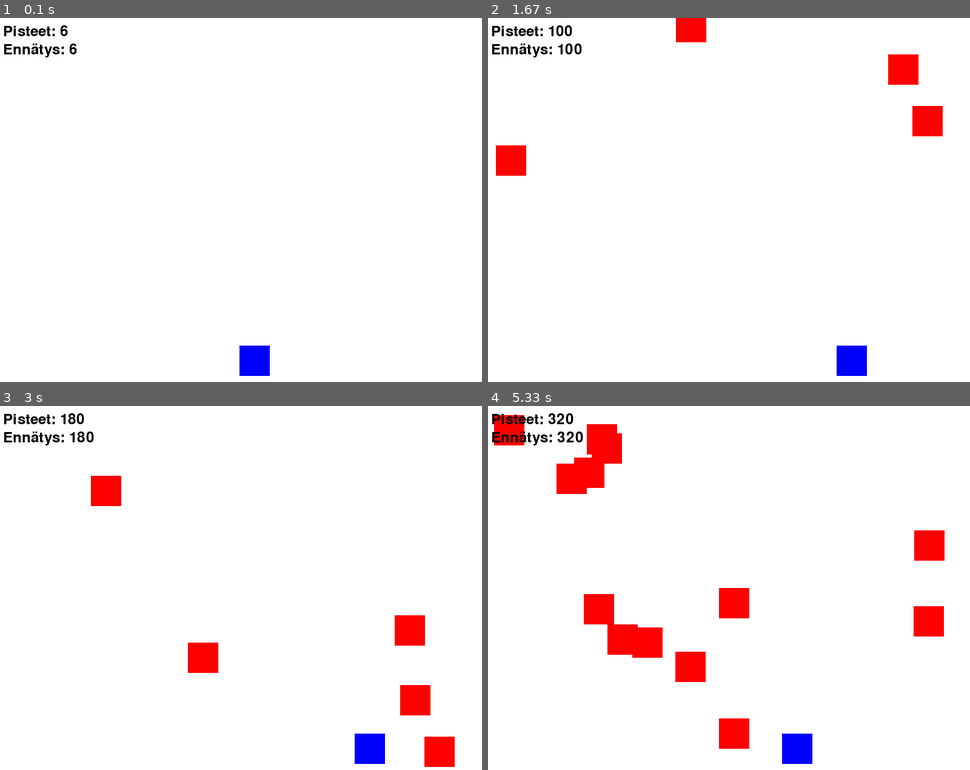
Above: before the commit, frames 1-4 (two rows, left to right).
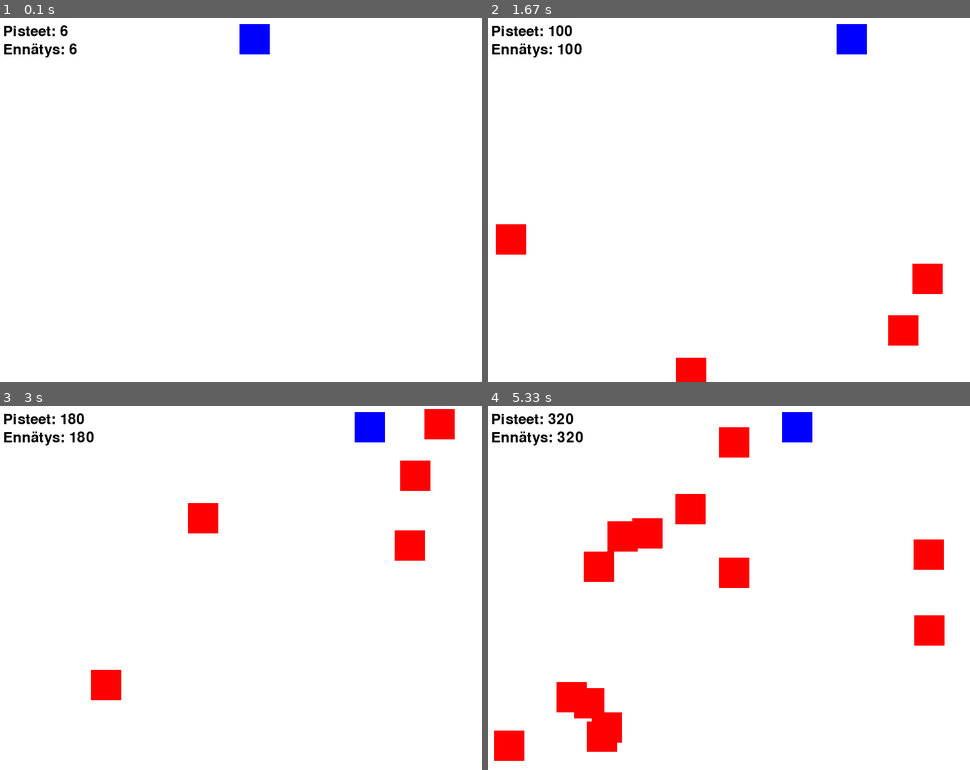
Above: after the commit, the same moments.

Repository: JIMH1/Pygame
Game: pygame game, started from versio1.py
Same seed, same stepped clock (60 frames per second), same inputs: the game is played once before the commit and once after it.
Inputs:
- Up to frame 1 (0.1 s): no input
- Up to frame 2 (1.67 s): hold Right 0.33-0.8 s; hold Right 0.83-1.3 s; hold Left from 1.33 s (still down)
- Up to frame 3 (3 s): release Left at 1.87 s; hold Left 1.9-2.3 s; hold Right 2.33-2.97 s
- Up to frame 4 (5.33 s): hold Left 3-3.47 s; hold Right 3.5-3.97 s; hold Right 4-4.47 s; hold Left 4.5-5.03 s; hold Left from 5.07 s (still down)

The runs differ from the first frame. In frame 1, 1.0% of the frame differs, in the area x 49-56%, y 1-99%; in frame 2, 5.0%; in frame 3, 6.3%; in frame 4, 12%, in the area x 1-95%, y 1-99%.

Commit message:
Update versio1.py
nikon tekemää koodia

Diff:
--- a/versio1.py
+++ b/versio1.py
@@ -23,7 +23,7 @@
 # Pelaaja
 player_size = 50
 player_x = SCREEN_WIDTH // 2
-player_y = SCREEN_HEIGHT - player_size - 10
+player_y = 10  # Pelaaja lähellä yläreunaa
 player_speed = 5
 
 # Esteet
@@ -55,7 +55,7 @@
 # Funktio esteiden luomiseen
 def create_obstacle():
     x = random.randint(0, SCREEN_WIDTH - obstacle_width)
-    y = -obstacle_height
+    y = SCREEN_HEIGHT  # Aloita alhaalta
     return [x, y]
 
 # Pelilooppi
@@ -79,9 +79,10 @@
         obstacles.append(create_obstacle())
 
     for obstacle in obstacles:
-        obstacle[1] += obstacle_speed
+     obstacle[1] -= obstacle_speed  # Liiku ylöspäin
 
-    obstacles = [obs for obs in obstacles if obs[1] < SCREEN_HEIGHT]
+    obstacles = [obs for obs in obstacles if obs[1] + obstacle_height > 0]
+
 
     # Törmäyksen tarkistus
     for obstacle in obstacles:
